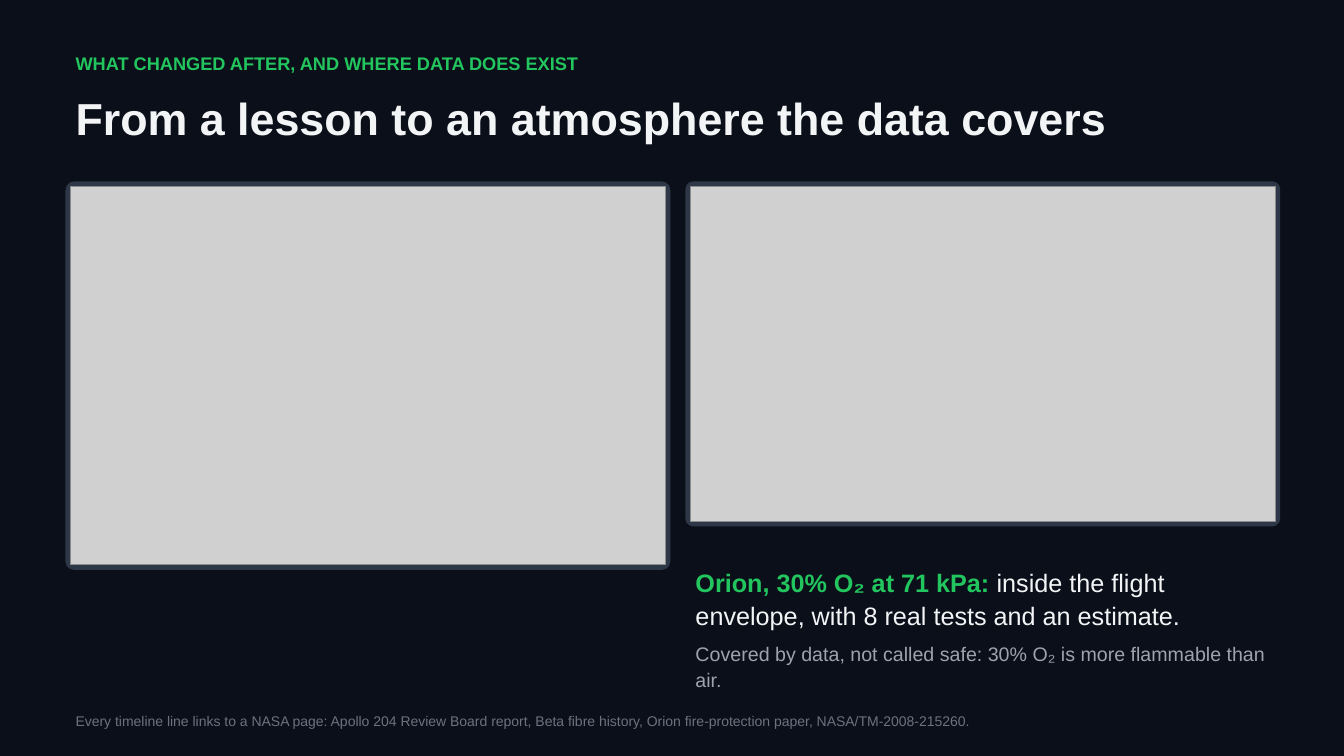
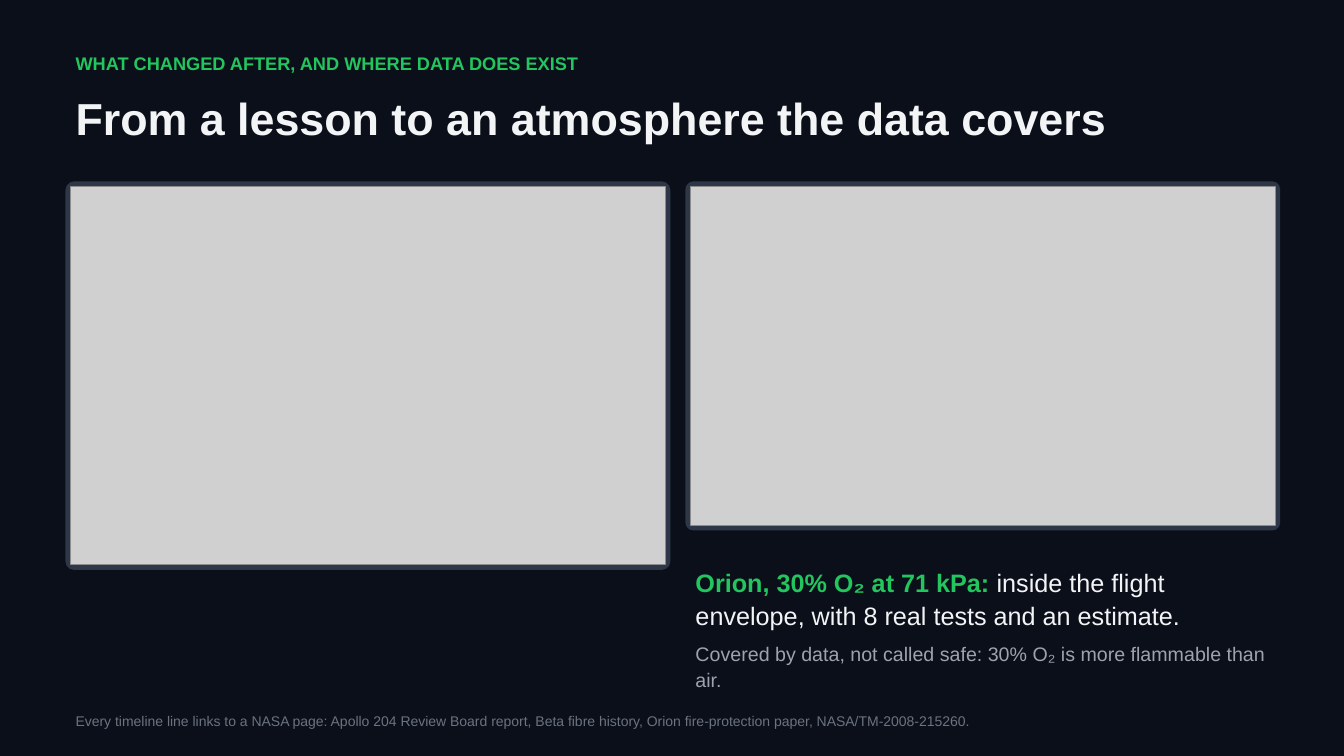
Before and after one commit to FCDS-College/Nasa, a slide deck: slide 5 of docs/presentations/flame-in-freefall-3min-pitch.pptx. Drawn at 1344x756 pixels with LibreOffice and Linux fonts; fonts in the diff are those of the drawing; grey boxes stand for pictures. Boxes give left, top, right and bottom in pixels: in the first picture for what was removed or moved away, otherwise in the second. Text is boxed around its words. In the diff, an @@ line names an element or a change of style, - is before the commit and + after.

```diff
--- a/docs/presentations/flame-in-freefall-3min-pitch.pptx
+++ b/docs/presentations/flame-in-freefall-3min-pitch.pptx
@@ rounded rectangle resized from (x1=687, y1=182, x2=1279, y2=525) to (x1=687, y1=182, x2=1279, y2=529) @@
@@ picture resized from (x1=691, y1=187, x2=1275, y2=521) to (x1=691, y1=187, x2=1275, y2=525) @@
```
Also in this commit, not shown: 3 other slides changed, 10 other files.
